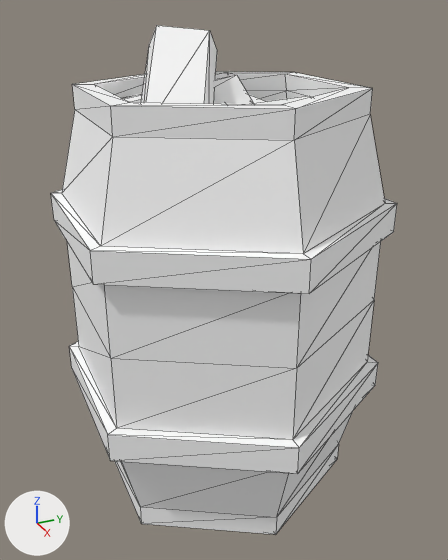
One commit to the glTF model assets/synty/simple_fantasy/models/SF_Prop_Barrel_Gold_01.glb: the scene before it, then after it.
Before and after are seen from a 50 mm lens placed at (0.0262, -0.0116, 0.024), pointed at (0.0003, 0.0001, 0.011). Every picture has the same lights, and +X, +Y and +Z are marked at lower left. Mesh edges are drawn as thin lines.

The first picture shows 'SF_Prop_Barrel_Gold_01'.
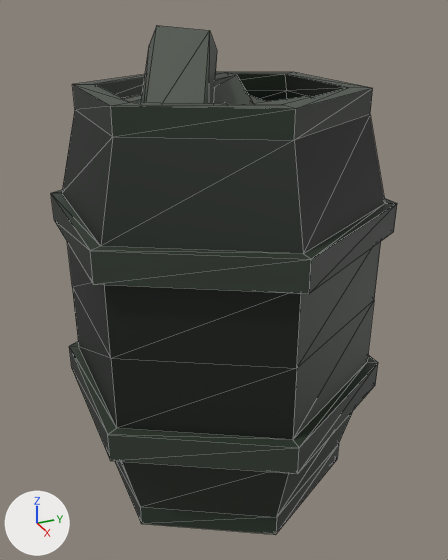
Scene script edits in JSON lines:
```json
{"op": "add", "block": "img_undead_footman_01", "code": ["img_undead_footman_01 = load_image('Undead_Footman_01', '_unpacked/Undead_Footman_01', 512, 512, 'sRGB')"]}
{"op": "remove", "block": "mat_lambert1", "code": "mat_lambert1.base_color = (1.0, 1.0, 1.0)  # white #ffffff"}
{"op": "add", "block": "mat_lambert1", "code": "mat_lambert1.texture = img_undead_footman_01"}
```

Pixel boxes (x1, y1, x2, y2) of what changed, in the pictures (448 x 560 px):
```json
{"object": "SF_Prop_Barrel_Gold_01", "change": "surface changed", "before": [51, 25, 397, 535], "after": [51, 25, 397, 535], "on screen": "grey to black"}
```
